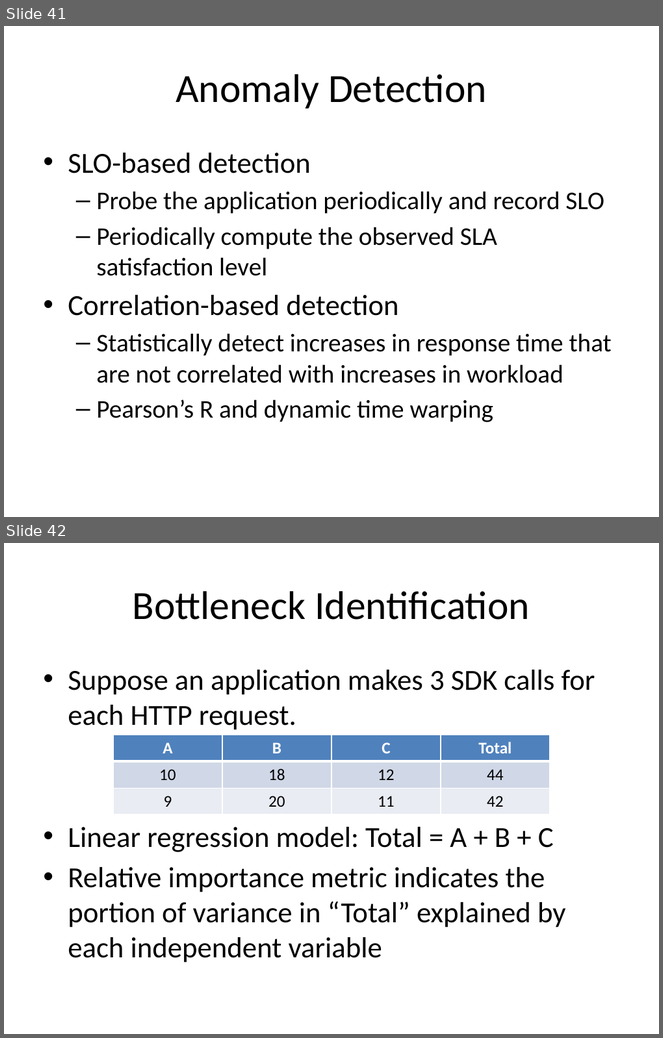
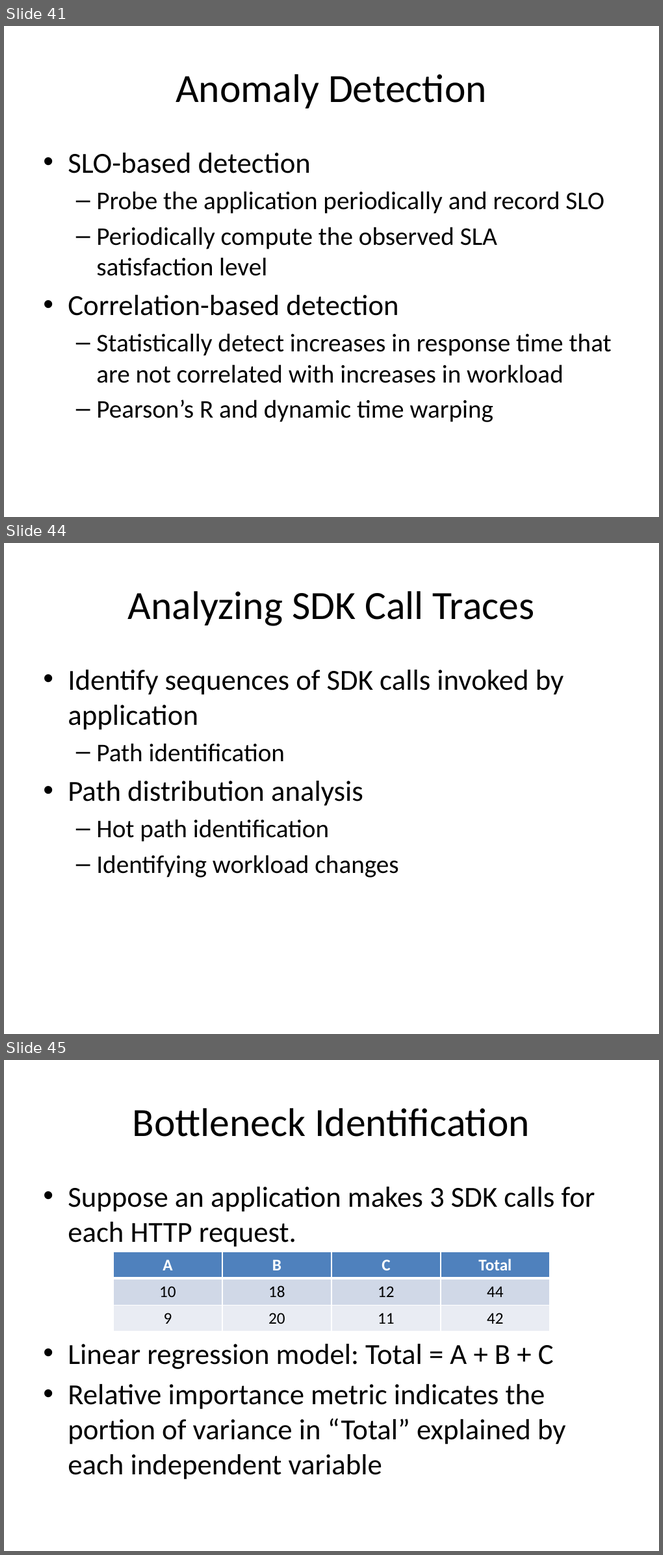
Before and after one commit to Dithn/eager-appscale, a slide deck: Eager/elk-experiment/appserver/system_design.pptx. Shown one above the other, each under a label of ours: slides 41 and 42 before the commit, slides 41, 44 and 45 after it; the slides between them are not shown. The pictures are 663x1038 and 663x1555 pixels, drawn with LibreOffice and Linux fonts; fonts in the diff are those of the drawing. Boxes give left, top, right and bottom in pixels: in the first picture for what was removed or moved away, otherwise in the second. Text is boxed around its words. In the diff, an @@ line names an element or a change of style, - is before the commit and + after.

```diff
--- a/Eager/elk-experiment/appserver/system_design.pptx
+++ b/Eager/elk-experiment/appserver/system_design.pptx
@@ slide 44 added at bbox=[4, 543, 659, 1034], background #FFFFFF @@
@@ title added at bbox=[128, 591, 535, 626], 44 pt, text #000000 @@
+Analyzing SDK Call Traces
@@ text added at bbox=[68, 670, 564, 878], 32 pt, text #000000 @@
+• Identify sequences of SDK calls invoked by application
+  – Path identification
+• Path distribution analysis
+  – Hot path identification
+  – Identifying workload changes
@@ what was slide 42 is now slide 45 @@
```
Also in this commit, not shown: 5 other slides added.
